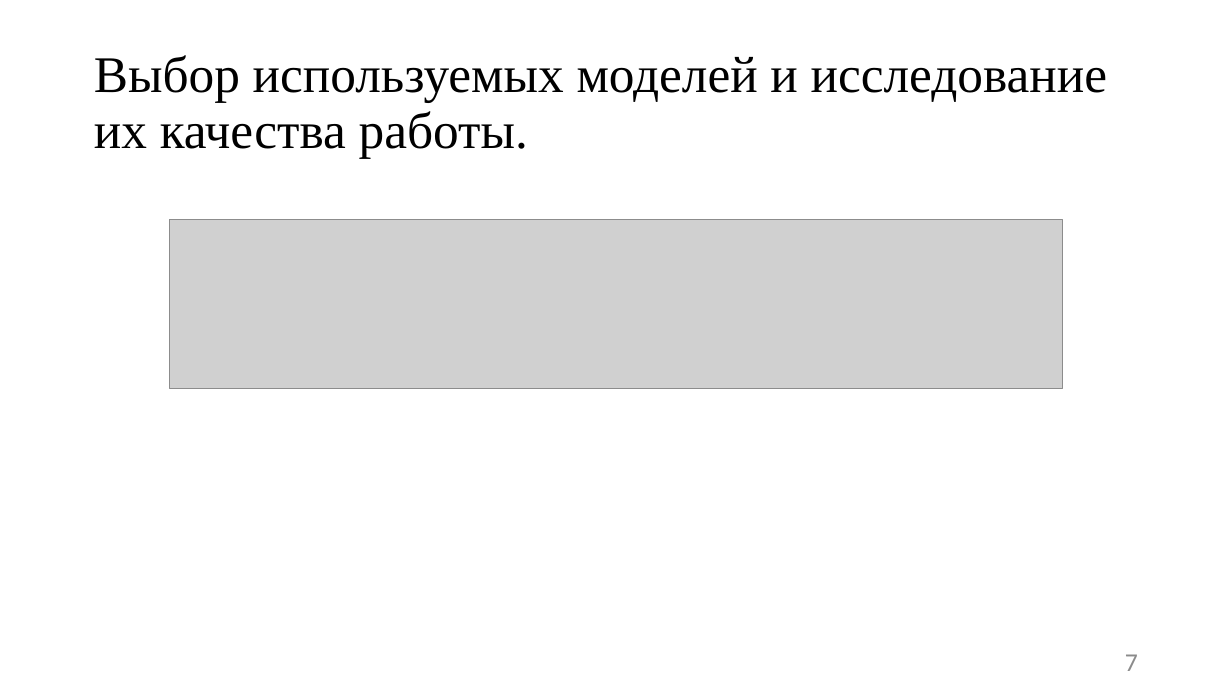
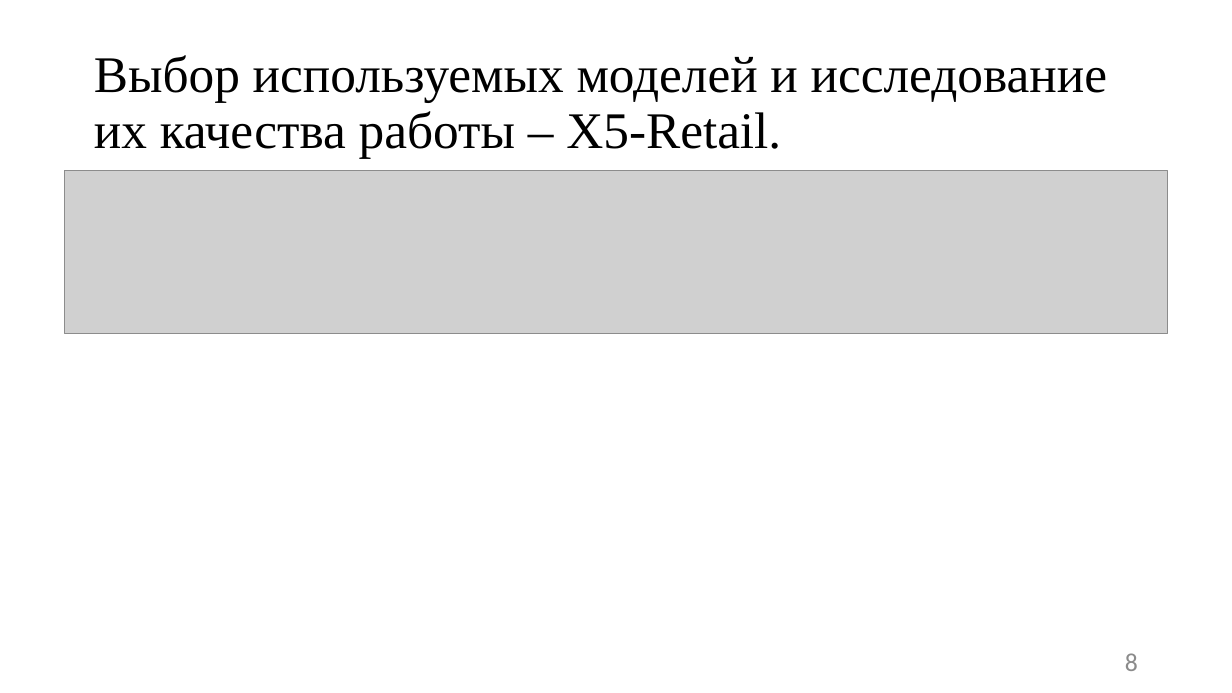
Before and after one commit to JacKira/MastersDegree, a slide deck: slide 8 of Отчет_4_сем/Презентация Фейзуллин 201.pptx (slide 7 before the commit). Drawn at 1232x693 pixels with LibreOffice and Linux fonts; fonts in the diff are those of the drawing; grey boxes stand for pictures. Boxes give left, top, right and bottom in pixels: in the first picture for what was removed or moved away, otherwise in the second. Text is boxed around its words. In the diff, an @@ line names an element or a change of style, - is before the commit and + after.

```diff
--- a/Отчет_4_сем/Презентация Фейзуллин 201.pptx
+++ b/Отчет_4_сем/Презентация Фейзуллин 201.pptx
@@ title at bbox=[94, 55, 1107, 158]: text changed @@
-Выбор используемых моделей и исследование их качества работы.
+Выбор используемых моделей и исследование их качества работы – X5-Retail.
@@ picture added at bbox=[65, 171, 1168, 334] @@
@@ picture removed at bbox=[170, 220, 1063, 389] @@
@@ page number at bbox=[1125, 653, 1138, 671]: text changed @@
-7
+8
```
Also in this commit, not shown: 4 other slides changed, 3 slides added, 1 slide removed, 3 other files.
